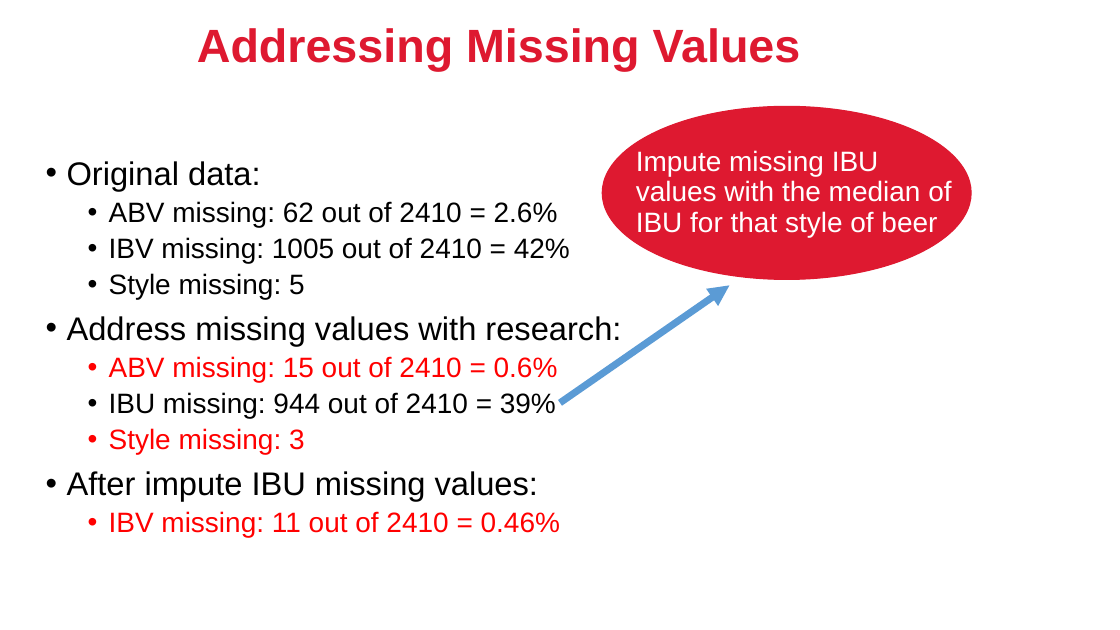
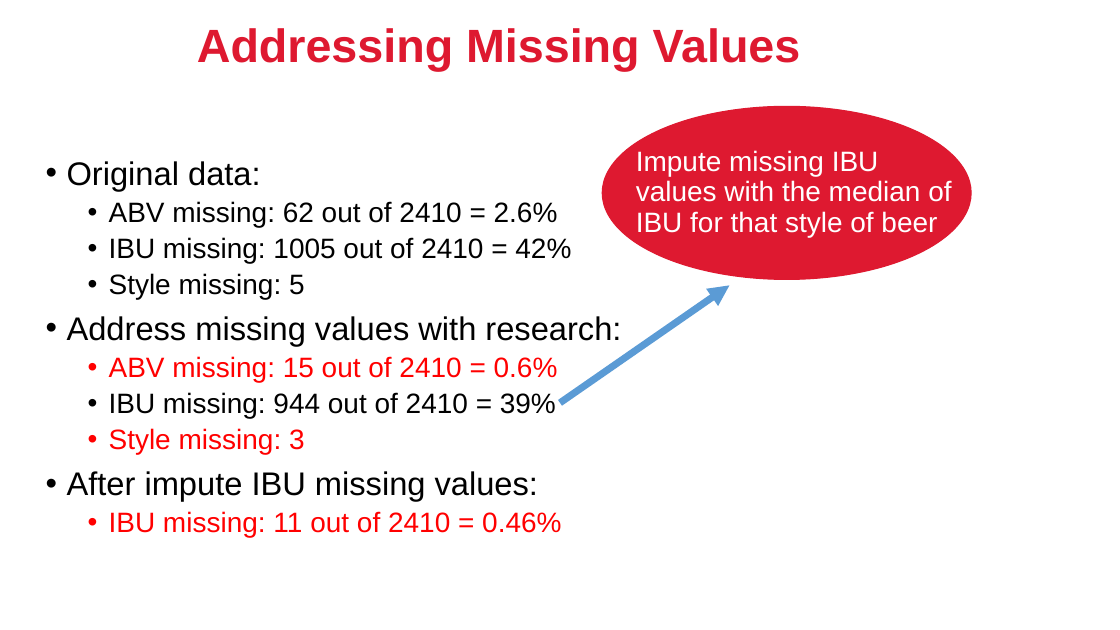
Before and after one commit to troymcsimov/6306, a slide deck: slide 4 of Case Study 1/EDA slides-1.pptx. Drawn at 1120x630 pixels with LibreOffice and Linux fonts; fonts in the diff are those of the drawing; background and template pictures are left out. Boxes give left, top, right and bottom in pixels: in the first picture for what was removed or moved away, otherwise in the second. Text is boxed around its words. In the diff, an @@ line names an element or a change of style, - is before the commit and + after.

```diff
--- a/Case Study 1/EDA slides-1.pptx
+++ b/Case Study 1/EDA slides-1.pptx
@@ text at <box>109,237,571,263</box>: text changed @@
-  • IBV missing: 1005 out of 2410 = 42%
+  • IBU missing: 1005 out of 2410 = 42%
@@ text at <box>109,511,561,537</box>: text changed @@
-  • IBV missing: 11 out of 2410 = 0.46%
+  • IBU missing: 11 out of 2410 = 0.46%
```
Also in this commit, not shown: 4 other slides changed, 2 slides added.
